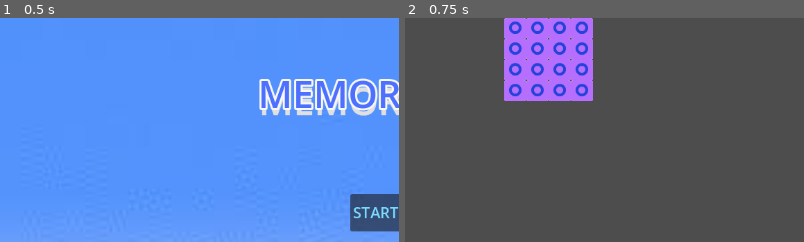
Above: before the commit, frames 1-2 (left to right).
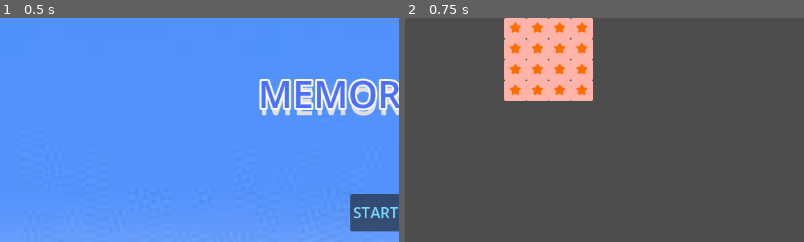
Above: after the commit, the same moments.

Repository: KartikaApDD/MemoryGame
Game: Godot game, scene res://control.tscn
Two runs of this game, one before a commit and one after it. Both use one fixed random seed, a clock stepped at 60 frames per second and the inputs below.
Inputs:
- Up to frame 1 (0.5 s): no input
- Up to frame 2 (0.75 s): click "START GAME" at 0.5 s
The pictures show only the part of the screen within x 0-50%, y 0-50%; the shares and areas given below are measured in that part.

Frame 1 is identical in both runs. In frame 2, 8.2% of the frame differs, in the area x 24-48%, y 0-38%.

Commit message:
Update main.tscn

Diff:
--- a/main.tscn
+++ b/main.tscn
@@ -4,14 +4,14 @@
 [ext_resource type="Script" path="res://Timer.gd" id="2_erxyl"]
 [ext_resource type="Script" path="res://exit.gd" id="3_qoypo"]
 
-[sub_resource type="SystemFont" id="SystemFont_37dg1"]
-font_names = PackedStringArray("Stencil")
-
 [sub_resource type="SystemFont" id="SystemFont_fovkn"]
 font_names = PackedStringArray("Broadway")
 
 [sub_resource type="SystemFont" id="SystemFont_hoy1l"]
 font_names = PackedStringArray("Broadway")
+
+[sub_resource type="SystemFont" id="SystemFont_37dg1"]
+font_names = PackedStringArray("Stencil")
 
 [node name="main" type="Node2D"]
 
@@ -22,29 +22,6 @@
 modulate = Color(0.992157, 1, 1, 1)
 position = Vector2(80, 62)
 scale = Vector2(4.4, 4.4)
-
-[node name="Timer" type="Node" parent="."]
-script = ExtResource("2_erxyl")
-
-[node name="Label" type="Label" parent="Timer"]
-anchors_preset = 8
-anchor_left = 0.5
-anchor_top = 0.5
-anchor_right = 0.5
-anchor_bottom = 0.5
-offset_left = -73.0
-offset_top = 173.0
-offset_right = 80.0
-offset_bottom = 242.0
-grow_horizontal = 2
-grow_vertical = 2
-theme_override_fonts/font = SubResource("SystemFont_37dg1")
-theme_override_font_sizes/font_size = 50
-text = "00:00"
-
-[node name="Timer" type="Timer" parent="Timer"]
-wait_time = 120.0
-one_shot = true
 
 [node name="CanvasLayer" type="CanvasLayer" parent="."]
 
@@ -81,6 +58,29 @@
 theme_override_font_sizes/font_size = 40
 text = "Turns taken: "
 
+[node name="Timer" type="Node" parent="."]
+script = ExtResource("2_erxyl")
+
+[node name="Label" type="Label" parent="Timer"]
+anchors_preset = 8
+anchor_left = 0.5
+anchor_top = 0.5
+anchor_right = 0.5
+anchor_bottom = 0.5
+offset_left = -73.0
+offset_top = 173.0
+offset_right = 80.0
+offset_bottom = 242.0
+grow_horizontal = 2
+grow_vertical = 2
+theme_override_fonts/font = SubResource("SystemFont_37dg1")
+theme_override_font_sizes/font_size = 50
+text = "00:00"
+
+[node name="Timer" type="Timer" parent="Timer"]
+wait_time = 120.0
+one_shot = true
+
 [node name="exit" type="Button" parent="."]
 offset_left = 22.0
 offset_top = 562.0
--- a/tile_map.gd
+++ b/tile_map.gd
@@ -1,13 +1,13 @@
 extends TileMap
 
-@onready var score_label = $"../CanvasLayer/score_label"
-@onready var turn_label = $"../CanvasLayer/turn_label"
+@onready var score_label = get_node("../CanvasLayer/score_label")
+@onready var turn_label = get_node("../CanvasLayer/turn_label")
 
 var board_size = 4
 enum Layers{hidden,revealed}
 var SOURCE_NUM = 0
-const hidden_tile_coords = Vector2(6,2)
-const hidden_tile_alt = 3
+const hidden_tile_coords = Vector2(7,1)
+const hidden_tile_alt = 1
 var revealed_spots = []
 var tile_pos_to_atlas_pos = {}
 var score = 0
@@ -52,7 +52,7 @@
 			var pos_clicked = Vector2(local_to_map(to_local(global_clicked)))
 			print(pos_clicked)
 			var current_tile_alt = get_cell_alternative_tile(Layers.hidden, pos_clicked)
-			if current_tile_alt == 3 and revealed_spots.size() < 2:
+			if current_tile_alt == 1 and revealed_spots.size() < 2:
 				self.set_cell(Layers.hidden, pos_clicked, -1)
 				revealed_spots.append(pos_clicked)
 				if revealed_spots.size() == 2:
@@ -81,7 +81,7 @@
 		print("Warning: turn_label is null")
 
 func put_back_cards_with_delay():
-	await self.get_tree().create_timer(1.5).timeout
+	await self.get_tree().create_timer(0.3).timeout
 	for spot in revealed_spots:
 		place_single_face_down_card(spot)
 	revealed_spots.clear()
--- a/tile_map.tscn
+++ b/tile_map.tscn
@@ -21,7 +21,10 @@
 9:0/0 = 0
 9:1/0 = 0
 8:1/0 = 0
+7:1/next_alternative_id = 2
 7:1/0 = 0
+7:1/1 = 1
+7:1/1/modulate = Color(1, 0.703345, 0.662912, 1)
 6:1/0 = 0
 4:1/0 = 0
 5:1/0 = 0
@@ -35,8 +38,6 @@
 7:2/0 = 0
 6:2/next_alternative_id = 4
 6:2/0 = 0
-6:2/3 = 3
-6:2/3/modulate = Color(0.713726, 0.431373, 1, 1)
 5:2/0 = 0
 4:2/0 = 0
 3:2/0 = 0
